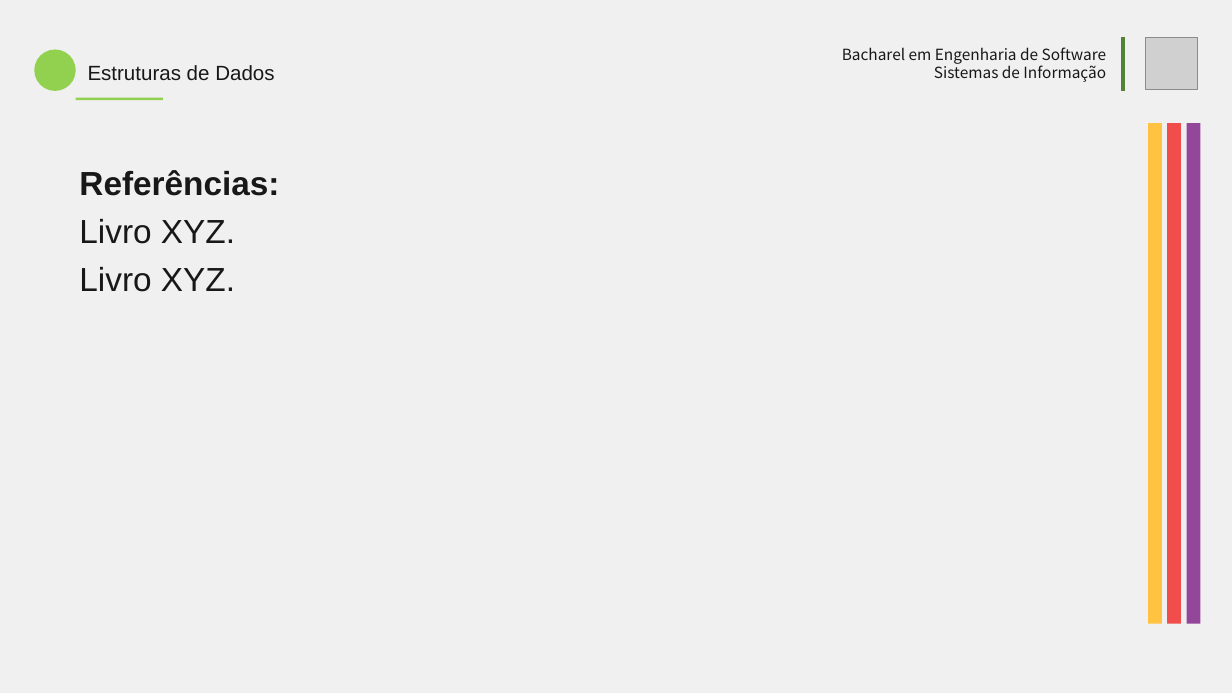
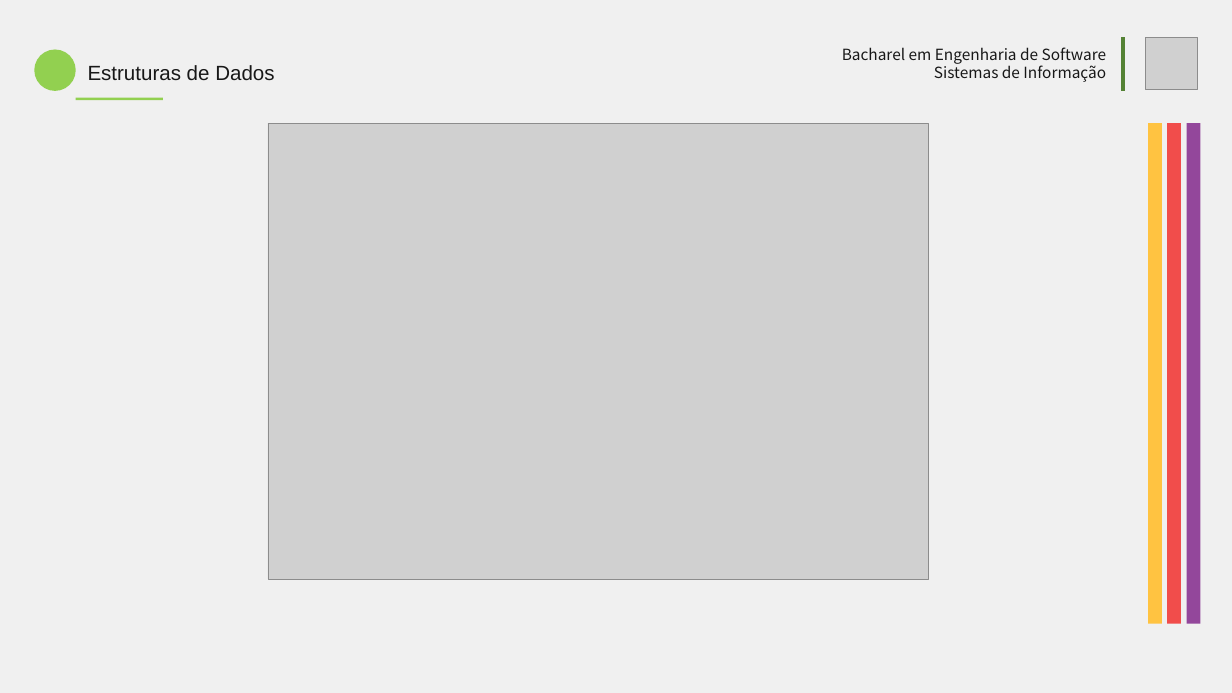
Before and after one commit to gabrielbusarello/stack-min-project, a slide deck: slide 6 of template-presentation-stack-min.pptx (slide 5 before the commit). Drawn at 1232x693 pixels with LibreOffice and Linux fonts; fonts in the diff are those of the drawing; grey boxes stand for pictures. Boxes give left, top, right and bottom in pixels: in the first picture for what was removed or moved away, otherwise in the second. Text is boxed around its words. In the diff, an @@ line names an element or a change of style, - is before the commit and + after.

```diff
--- a/template-presentation-stack-min.pptx
+++ b/template-presentation-stack-min.pptx
@@ picture added at box(268, 123, 928, 579) @@
@@ text removed at box(79, 170, 279, 292) @@
-Referências:
-Livro XYZ.
-Livro XYZ.
```
Also in this commit, not shown: 2 other slides changed, 6 slides added, 1 slide removed, 1 other file.
